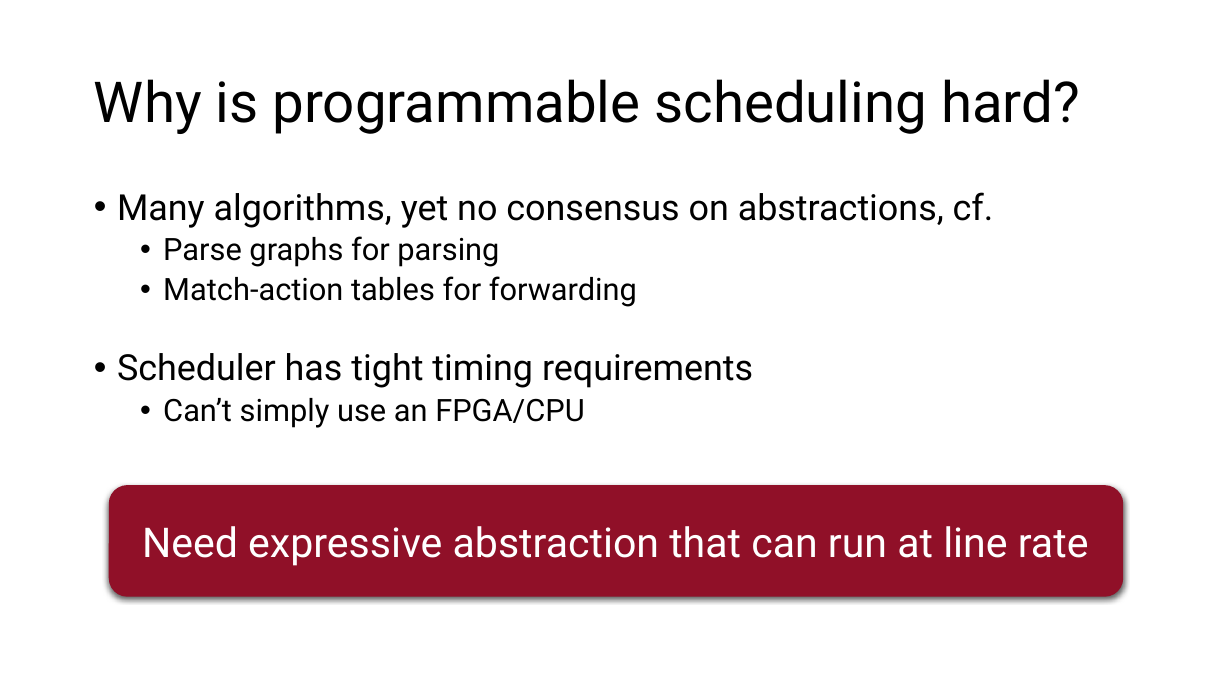
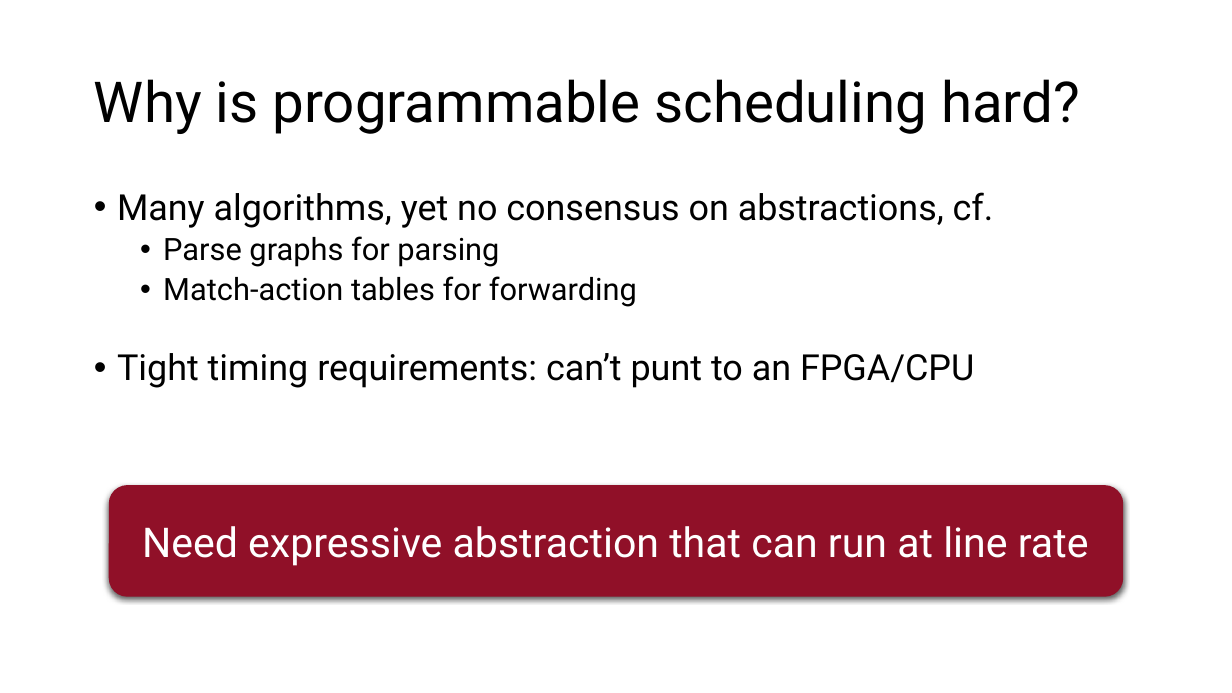
Before and after one commit to anirudhSK/pifo-domino-marple-ppts, a slide deck: slide 9 of combined_domino_pifo.pptx. Drawn at 1232x693 pixels with LibreOffice and Linux fonts; fonts in the diff are those of the drawing. Boxes give left, top, right and bottom in pixels: in the first picture for what was removed or moved away, otherwise in the second. Text is boxed around its words. In the diff, an @@ line names an element or a change of style, - is before the commit and + after.

```diff
--- a/combined_domino_pifo.pptx
+++ b/combined_domino_pifo.pptx
@@ text at (117, 353, 974, 388): text changed @@
-• Scheduler has tight timing requirements
-  • Can’t simply use an FPGA/CPU
+• Tight timing requirements: can’t punt to an FPGA/CPU
```
Also in this commit, not shown: 9 other slides changed.
